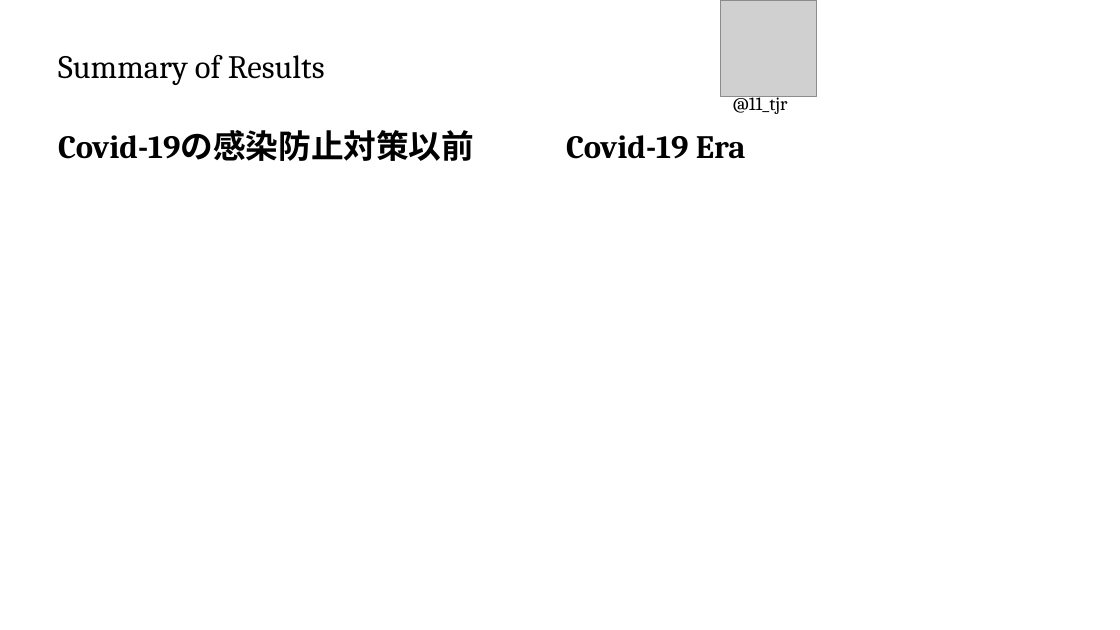
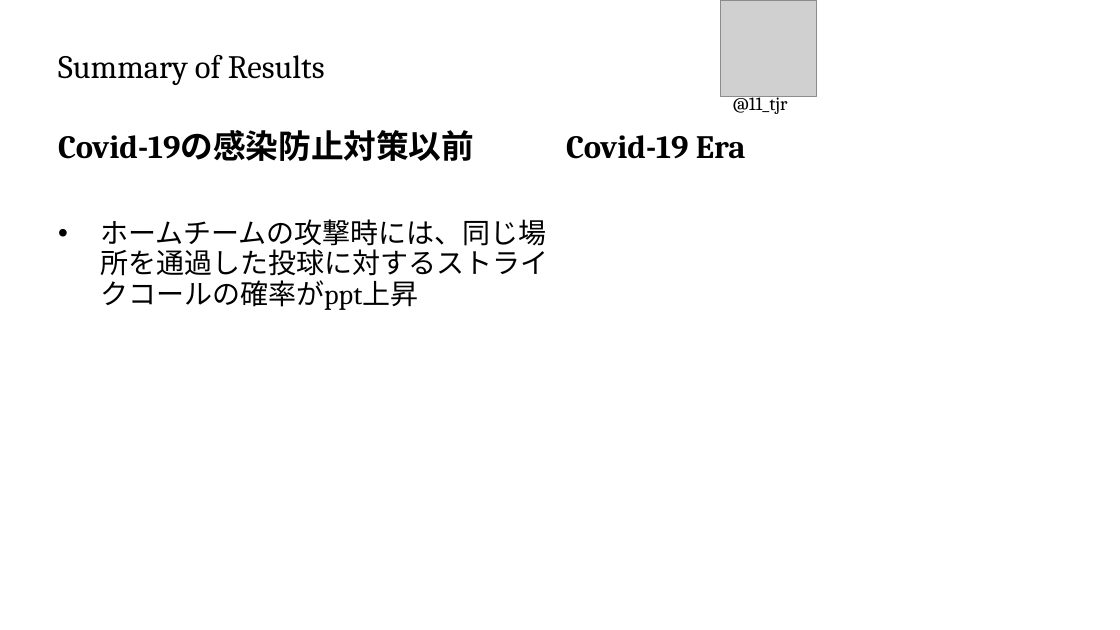
Before and after one commit to T-Reio/ballgame_analysis, a slide deck: slide 9 of slides/spoana13.pptx. Drawn at 1120x630 pixels with LibreOffice and Linux fonts; fonts in the diff are those of the drawing; grey boxes stand for pictures; background and template pictures are left out. Boxes give left, top, right and bottom in pixels: in the first picture for what was removed or moved away, otherwise in the second. Text is boxed around its words. In the diff, an @@ line names an element or a change of style, - is before the commit and + after.

```diff
--- a/slides/spoana13.pptx
+++ b/slides/spoana13.pptx
@@ text at (100, 219, 548, 310): paragraph added @@
+• ホームチームの攻撃時には、同じ場所を通過した投球に対するストライクコールの確率がppt上昇
```
Also in this commit, not shown: 7 other slides changed.
